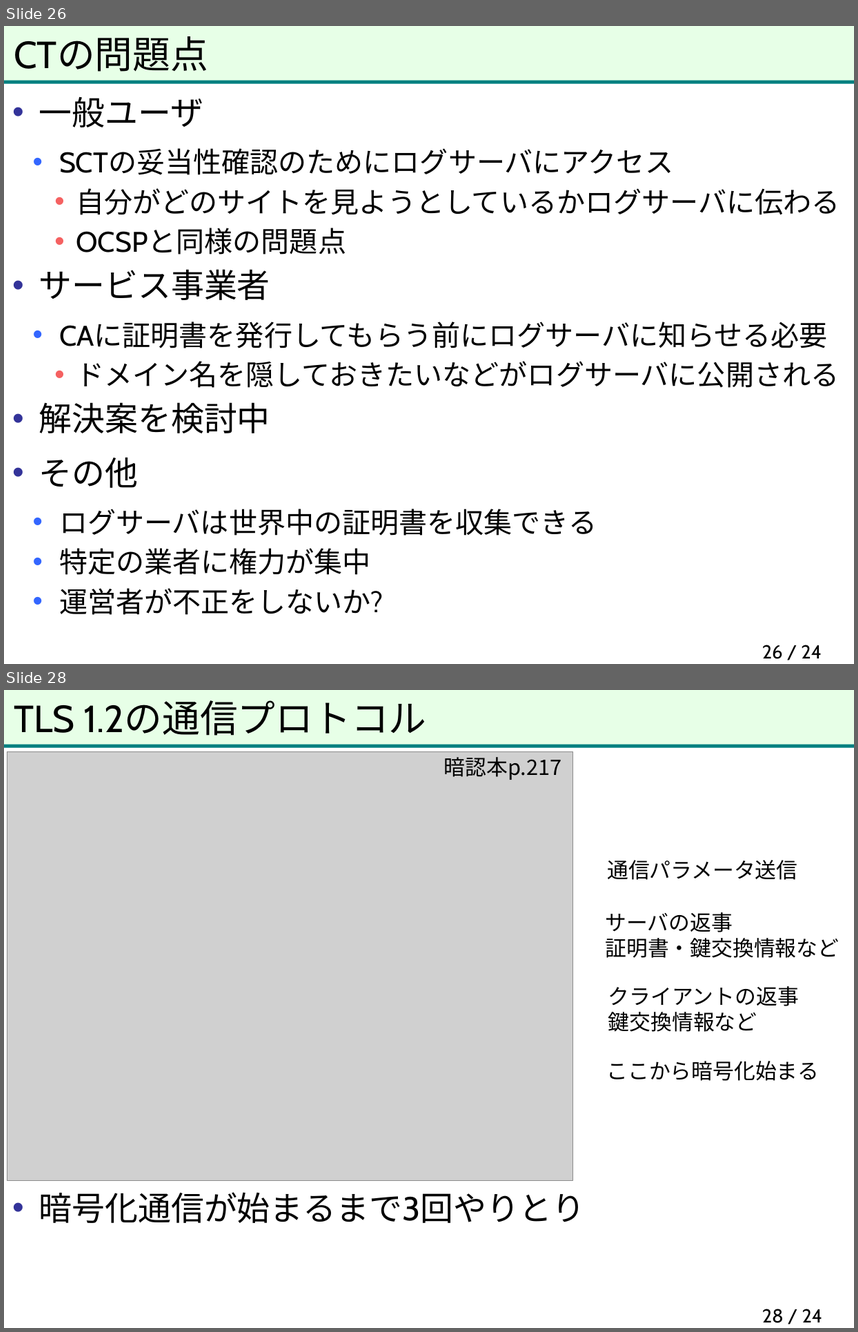
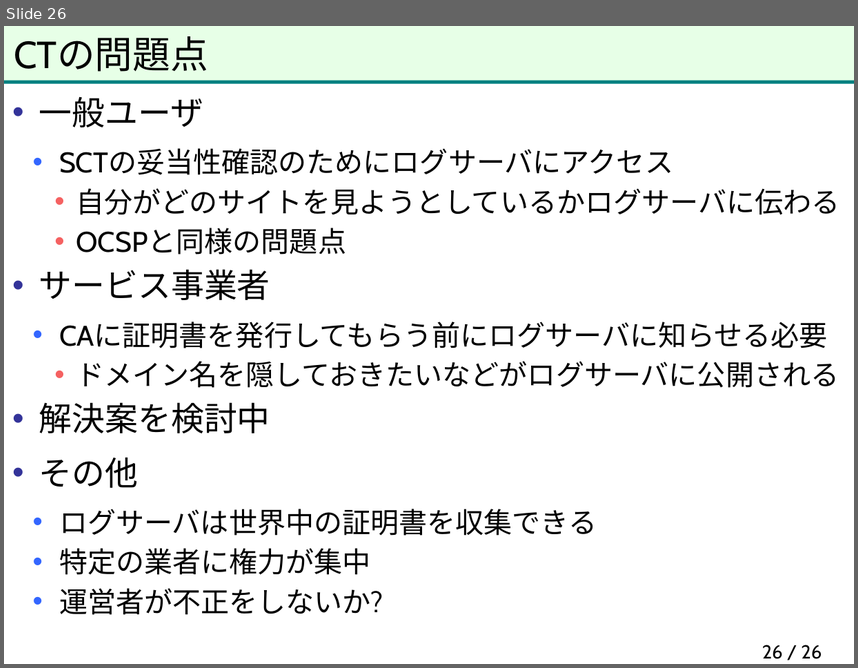
Before and after one commit to herumi/anninbon, a slide deck: lec/anninbon8.pptx. Shown one above the other, each under a label of ours: slides 26 and 28 before the commit, slide 26 after it; the slides between them are not shown. The pictures are 858x1332 and 858x668 pixels, drawn with LibreOffice and Linux fonts; fonts in the diff are those of the drawing; grey boxes stand for pictures; background and template pictures are left out. Boxes give left, top, right and bottom in pixels: in the first picture for what was removed or moved away, otherwise in the second. Text is boxed around its words. In the diff, an @@ line names an element or a change of style, - is before the commit and + after.

```diff
--- a/lec/anninbon8.pptx
+++ b/lec/anninbon8.pptx
@@ slide 28 removed at bbox=[4, 690, 854, 1328], background #FFFFFF; not listed: 2 template elements that a slide beside it also shows @@
@@ title removed at bbox=[14, 700, 427, 736] @@
-TLS 1.2の通信プロトコル
@@ picture removed at bbox=[7, 752, 573, 1181] @@
@@ text removed at bbox=[444, 757, 562, 780] @@
-暗認本p.217
@@ text removed at bbox=[607, 860, 797, 880] @@
-通信パラメータ送信
@@ text removed at bbox=[606, 912, 840, 958] @@
-サーバの返事
-証明書・鍵交換情報など
@@ text removed at bbox=[608, 986, 799, 1032] @@
-クライアントの返事
-鍵交換情報など
@@ text removed at bbox=[607, 1061, 820, 1081] @@
-ここから暗号化始まる
@@ text removed at bbox=[39, 1192, 586, 1223] @@
-• 暗号化通信が始まるまで3回やりとり
@@ page number removed at bbox=[762, 1308, 823, 1323] @@
-28 / 24
@@ page number at bbox=[762, 644, 822, 659]: text changed @@
-26 / 24
+26 / 26
```
Also in this commit, not shown: 1 slide changed, 14 other slides removed.
